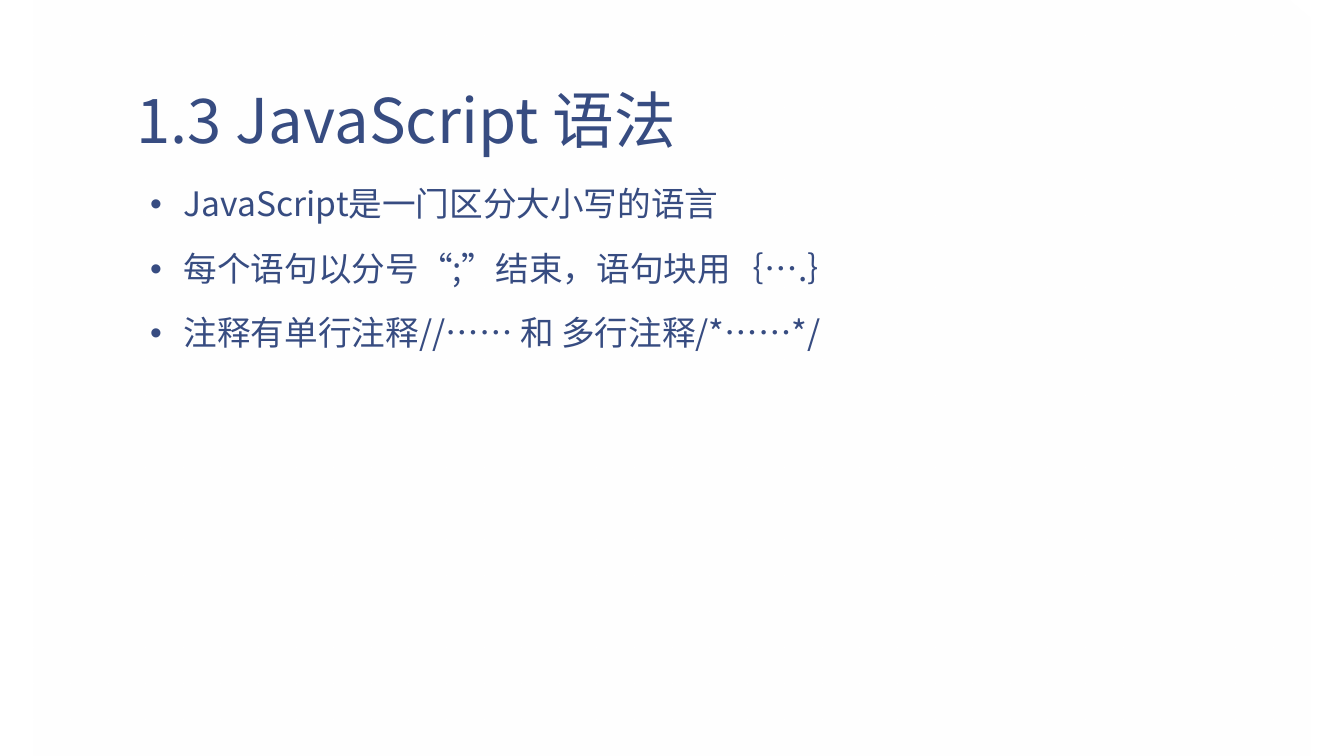
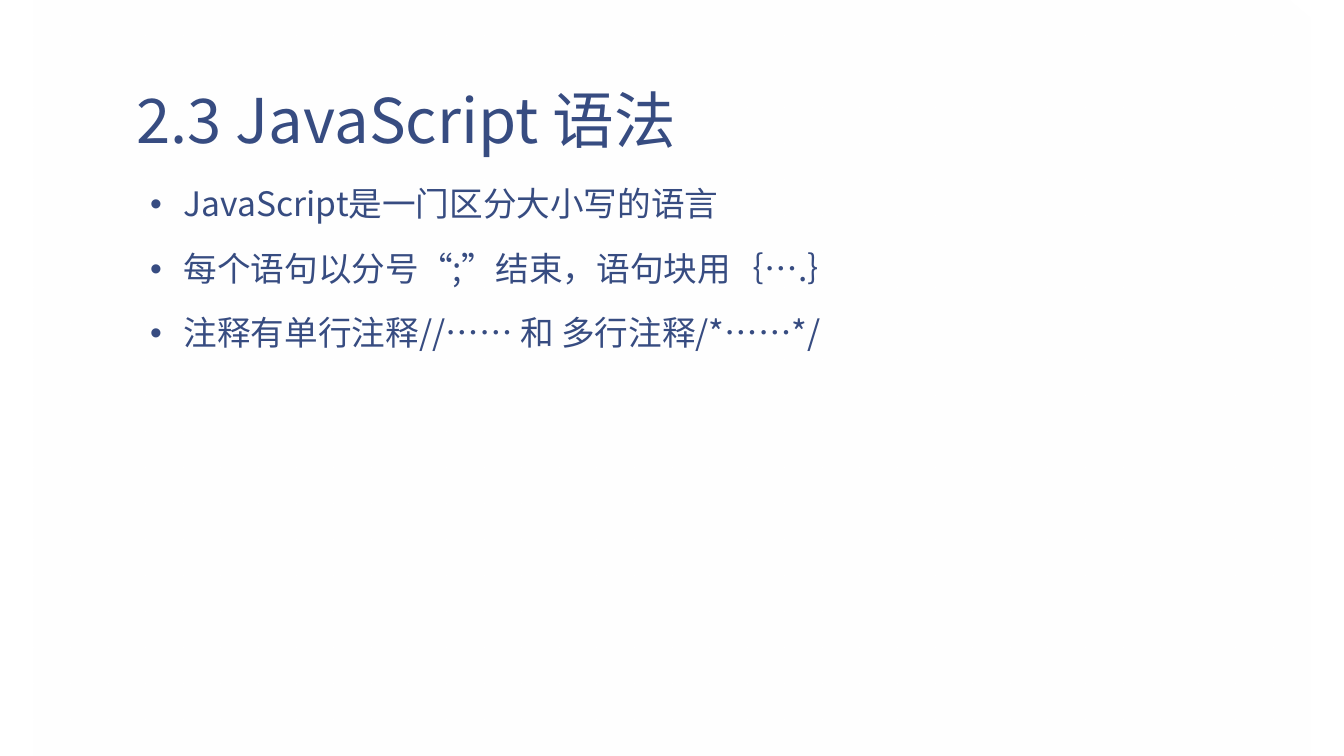
Before and after one commit to eventao/courseware, a slide deck: slide 8 of ppt/js/JavaScript初级教程.pptx (slide 7 before the commit). Drawn at 1344x756 pixels with LibreOffice and Linux fonts; fonts in the diff are those of the drawing; background and template pictures are left out. Boxes give left, top, right and bottom in pixels: in the first picture for what was removed or moved away, otherwise in the second. Text is boxed around its words. In the diff, an @@ line names an element or a change of style, - is before the commit and + after.

```diff
--- a/ppt/js/JavaScript初级教程.pptx
+++ b/ppt/js/JavaScript初级教程.pptx
@@ title at (137, 91, 676, 157): text changed @@
-1.3 JavaScript 语法
+2.3 JavaScript 语法
```
Also in this commit, not shown: 4 other slides changed, 2 slides added.
